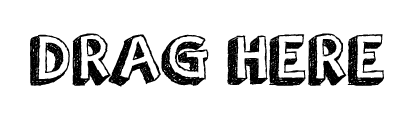
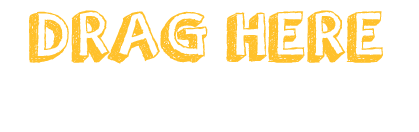
The second 419x132 image is a revision of the first. Changes to its layers:
"DRAG HERE": opacity 100% → 83%, painted on it over [29, 10, 384, 87]
